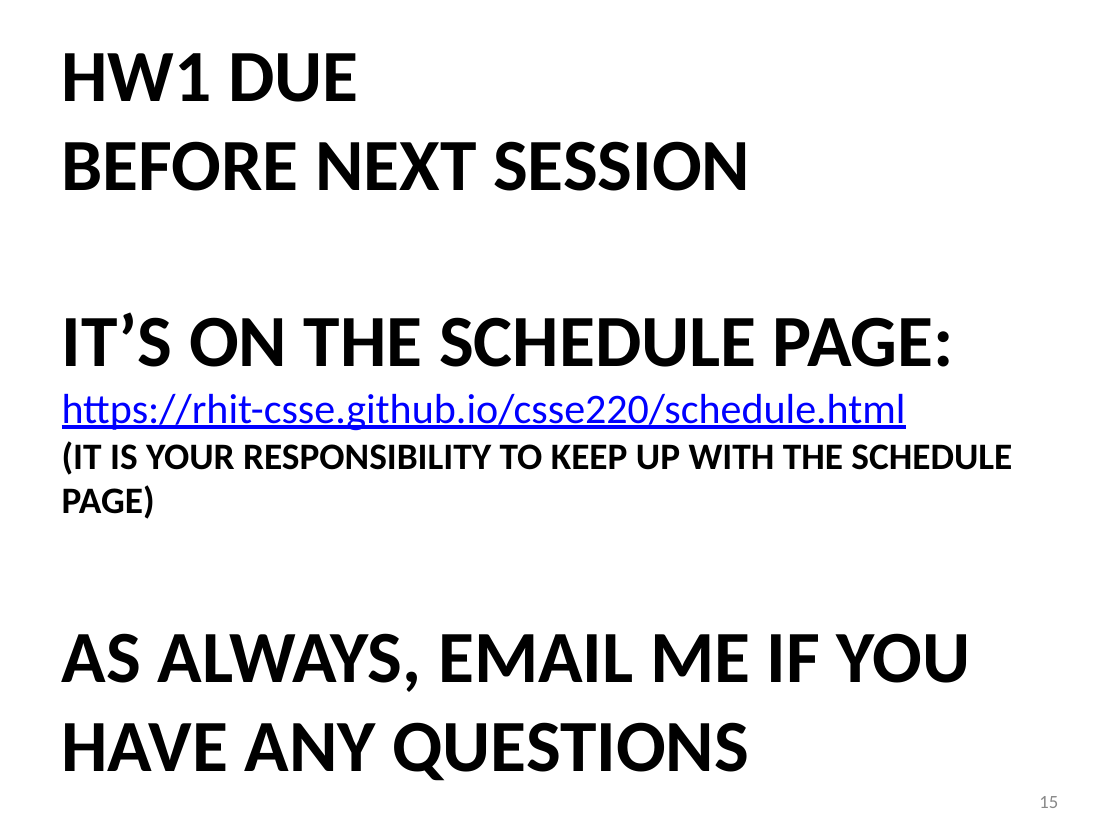
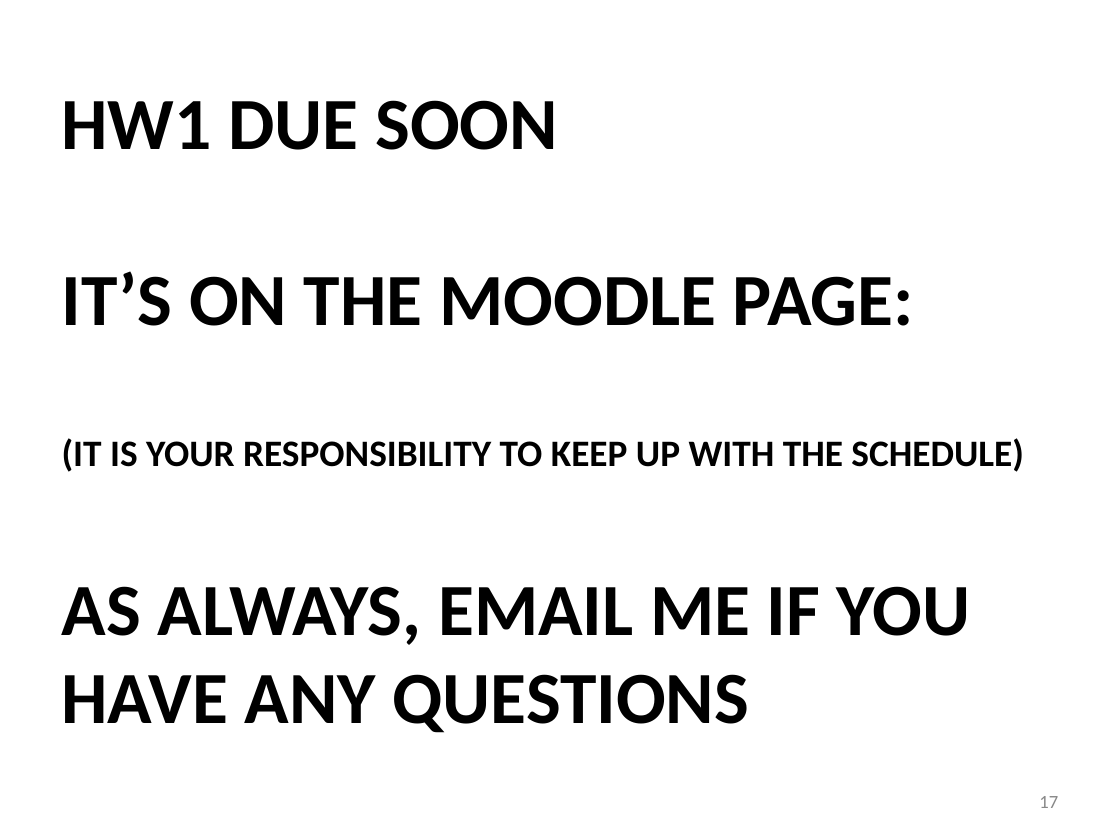
Before and after one commit to RHIT-CSSE/csse220, a slide deck: slide 17 of ClassMaterials/JavaIntro/Slides/JavaIntro.pptx (slide 15 before the commit). Drawn at 1120x840 pixels with LibreOffice and Linux fonts; fonts in the diff are those of the drawing. Boxes give left, top, right and bottom in pixels: in the first picture for what was removed or moved away, otherwise in the second. Text is boxed around its words. In the diff, an @@ line names an element or a change of style, - is before the commit and + after.

```diff
--- a/ClassMaterials/JavaIntro/Slides/JavaIntro.pptx
+++ b/ClassMaterials/JavaIntro/Slides/JavaIntro.pptx
@@ title at [62, 100, 1024, 733]: text changed @@
-HW1 DUE
-BEFORE NEXT SESSION
-IT’S ON THE SCHEDULE PAGE:
-https://rhit-csse.github.io/csse220/schedule.html
-(IT IS YOUR RESPONSIBILITY TO KEEP UP WITH THE SCHEDULE PAGE)
-AS ALWAYS, EMAIL ME IF YOU HAVE ANY QUESTIONS
+HW1 DUE SOON
+IT’S ON THE MOODLE PAGE:
+(IT IS YOUR RESPONSIBILITY TO KEEP UP WITH THE SCHEDULE)
+AS ALWAYS, EMAIL ME IF YOU HAVE ANY QUESTIONS
@@ page number at [1039, 796, 1058, 808]: text changed @@
-15
+17
```
Also in this commit, not shown: 9 other slides changed, 2 slides added, 45 other files.
